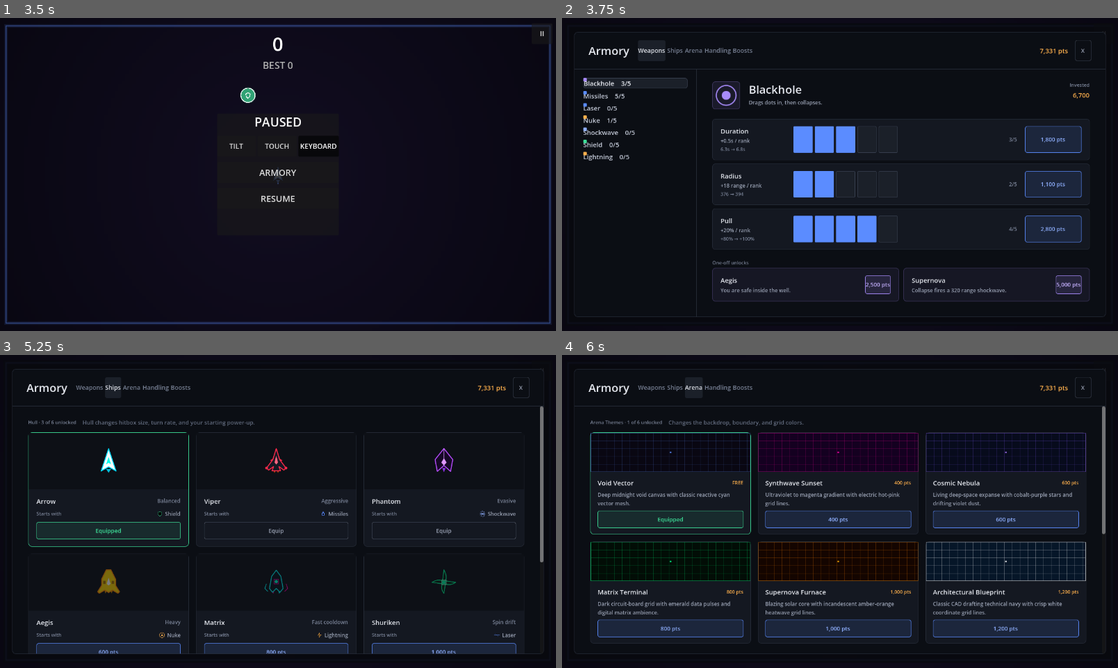
Above: before the commit, frames 1-4 (two rows, left to right).
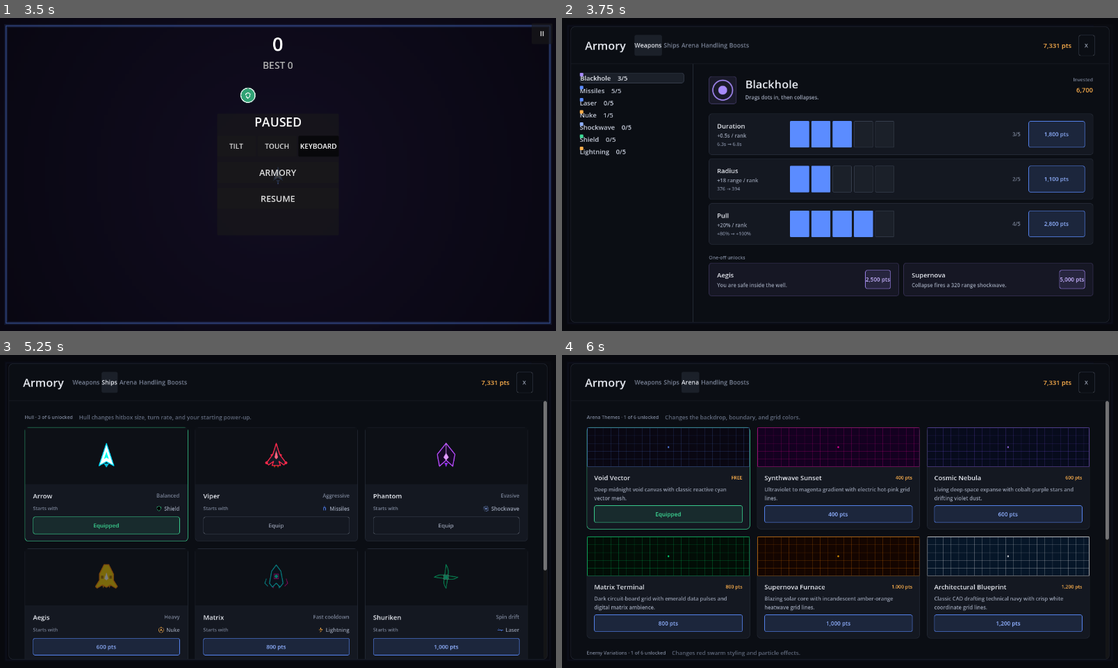
Above: after the commit, the same moments.

Repository: jesurythomas/tilt
Game: Godot game, scene res://scenes/main.tscn
The game is run twice, just before and just after one commit, with the same random seed, the same clock (stepped at 60 frames per second) and the same inputs.
Inputs:
- Up to frame 1 (3.5 s): click "II" at 0.5 s; click "TILT" at 1.25 s; click "TOUCH" at 2 s; click "KEYBOARD" at 2.75 s
- Up to frame 2 (3.75 s): click "ARMORY" at 3.5 s
- Up to frame 3 (5.25 s): click "Weapons" at 4.25 s; click "Ships" at 5 s
- Up to frame 4 (6 s): click "Arena" at 5.75 s

Frame 1 is identical in both runs. In frame 2, 9.6% of the frame differs, in the area x 1-99%, y 2-98%; in frame 3, 8.5%; in frame 4, 20%.

Commit message:
M8 done: next read godot/HANDOFF.md + VERIFY-ME.md, then plan M5 or M9 per its Next

Diff:
--- a/godot/scenes/armory.tscn
+++ b/godot/scenes/armory.tscn
@@ -14,6 +14,7 @@
 script = ExtResource("1")
 
 [node name="Overlay" type="ColorRect" parent="."]
+unique_name_in_owner = true
 layout_mode = 1
 anchors_preset = 15
 anchor_right = 1.0
--- a/godot/src/core/game_root.gd
+++ b/godot/src/core/game_root.gd
@@ -61,7 +61,7 @@
 @onready var _entity_layer: EntityLayer = %EntityLayer
 @onready var _effect_layer: EffectLayer = %EffectLayer
 @onready var _joystick_layer: JoystickLayer = %JoystickLayer
-@onready var _hud: HudController = find_child("Hud", true, false) as HudController
+@onready var _hud: HudController = %Hud as HudController
 @onready var _armory: ArmoryUI = %Armory
 
 
@@ -338,13 +338,10 @@
 	_effect_layer.set_arena_origin(arena_origin)
 	_joystick_layer.set_arena_origin(arena_origin)
 
-	# The Armory shares the HUD's ui_scale; on mobile its edge-to-edge panel is
+	# The Armory shares the HUD's ui_scale; its root stays full-rect (the
+	# overlay must cover the whole screen), and on mobile only the panel is
 	# inset by arena_origin so it stays inside the safe area (spec §8 M8).
-	_armory.set_ui_scale(HudController.ui_scale_for(viewport))
-	_armory.offset_left = arena_origin.x
-	_armory.offset_top = arena_origin.y
-	_armory.offset_right = -arena_origin.x
-	_armory.offset_bottom = -arena_origin.y
+	_armory.set_ui_scale(HudController.ui_scale_for(viewport), arena_origin)
 
 
 ## PORT: web/src/tilt-to-live/TiltGame.ts:2073 (triggerPlayerDeath's phase flip)
--- a/godot/src/ui/armory_ui.gd
+++ b/godot/src/ui/armory_ui.gd
@@ -30,9 +30,10 @@
 ## DIVERGENCE(spec §8 M8): game.css:2817-2911 switches to the mobile chrome
 ## (edge-to-edge panel, back button instead of close, sticky Play footer) at
 ## an 820 CSS-px width. There is no CSS px here; the switch is gated on
-## OS.has_feature("mobile"), and the edge-to-edge panel is inset by
-## GameRoot.arena_origin so it stays inside the landscape safe area (spec §8
-## M8 acceptance).
+## OS.has_feature("mobile"). The overlay (Overlay ColorRect) always covers the
+## whole screen — only the panel (%PanelMargin) is inset, by
+## GameRoot.arena_origin, so it stays inside the landscape safe area (spec §8
+## M8 acceptance); see set_ui_scale.
 
 ## onStateChanged (ArmoryUI.ts:76): after every successful purchase, equip or
 ## tuning change.
@@ -171,6 +172,7 @@
 const LEGEND_GLYPH: int = 8
 const LEGEND_LEFT: int = 20  # PORT: web/src/styles/game.css:2755
 const LEGEND_BOTTOM: int = 18  # PORT: web/src/styles/game.css:2756
+const LEGEND_GAP: int = 18  # PORT: web/src/styles/game.css:2758
 ## Slider ranges. PORT: web/src/tilt-to-live/ArmoryUI.ts:823-825, :847-849
 const TURN_MIN: float = 0.5
 const TURN_MAX: float = 2.0
@@ -197,6 +199,7 @@
 ## The live steering preview shown on the handling tab. PORT: web/src/tilt-to-live/ArmoryUI.ts:84
 var _preview: HandlingPreview = null
 
+@onready var _overlay: ColorRect = %Overlay
 @onready var _panel_margin: MarginContainer = %PanelMargin
 @onready var _header_margin: MarginContainer = %HeaderMargin
 @onready var _back_button: Button = %BackButton
@@ -211,6 +214,7 @@
 
 func _ready() -> void:
 	visible = false
+	_overlay.color = ArmoryTheme.OVERLAY_BG
 	var is_mobile: bool = OS.has_feature("mobile")
 	# DIVERGENCE(spec §8 M8): see the class doc. PORT: game.css:2836, :2840, :2908
 	_back_button.visible = is_mobile
@@ -301,18 +305,27 @@
 		new_scroll.set_deferred("scroll_vertical", prev_scroll_top)  # PORT: :391-394
 
 
-## Scales fonts, paddings and touch targets to the viewport (HudController's ui_scale).
-func set_ui_scale(scale: float) -> void:
+## Scales fonts, paddings and touch targets to the viewport (HudController's
+## ui_scale). `inset` is GameRoot.arena_origin: on mobile the panel (not the
+## root — the overlay always covers the whole screen) is pulled in by it so
+## it stays inside the safe area; desktop keeps the fixed 20px pad.
+func set_ui_scale(scale: float, inset: Vector2 = Vector2.ZERO) -> void:
 	_ui_scale = scale
 	theme = ArmoryTheme.build(scale)
 	var is_mobile: bool = OS.has_feature("mobile")
 	# PORT: game.css:1609 (20px) and :2819 (0 on mobile — the panel is inset
-	# by arena_origin instead; see GameRoot.open_armory).
-	var pad: int = 0 if is_mobile else int(20 * scale)
-	_panel_margin.add_theme_constant_override("margin_left", pad)
-	_panel_margin.add_theme_constant_override("margin_top", pad)
-	_panel_margin.add_theme_constant_override("margin_right", pad)
-	_panel_margin.add_theme_constant_override("margin_bottom", pad)
+	# by arena_origin instead; see GameRoot.resize_canvas).
+	if is_mobile:
+		_panel_margin.add_theme_constant_override("margin_left", int(inset.x))
+		_panel_margin.add_theme_constant_override("margin_right", int(inset.x))
+		_panel_margin.add_theme_constant_override("margin_top", int(inset.y))
+		_panel_margin.add_theme_constant_override("margin_bottom", int(inset.y))
+	else:
+		var pad: int = int(20 * scale)
+		_panel_margin.add_theme_constant_override("margin_left", pad)
+		_panel_margin.add_theme_constant_override("margin_top", pad)
+		_panel_margin.add_theme_constant_override("margin_right", pad)
+		_panel_margin.add_theme_constant_override("margin_bottom", pad)
 	var pad_y: int = ArmoryTheme.HEADER_PAD_Y_MOBILE if is_mobile else ArmoryTheme.HEADER_PAD_Y
 	var pad_x: int = ArmoryTheme.HEADER_PAD_X_MOBILE if is_mobile else ArmoryTheme.HEADER_PAD_X
 	_header_margin.add_theme_constant_override("margin_left", int(pad_x * scale))
@@ -923,6 +936,15 @@
 			ArmoryTheme.COLOR_ARENA, ArmoryTheme.COLOR_BORDER, ArmoryTheme.PANEL_RADIUS
 		)
 	)
+	# PORT-NOTE: render() rebuilds the whole tab, so a new HandlingPreview is
+	# instanced every time this tab is (re)rendered — on tab return and on a
+	# same-tab re-tap — instead of being reparented in place. The TS instance
+	# keeps `previewShip`/`previewInitialized` across renders (ArmoryUI.ts:83-94);
+	# here they reset to HandlingPreview.start()'s defaults each time, and
+	# start() reads `size` before first layout (handling_preview.gd:105-106),
+	# so the initial placement uses the 280×260 floor for one frame. Accepted
+	# gap (final review finding 4); the fix (reparent the existing preview,
+	# defer placement one frame) is deferred.
 	_preview = HandlingPreview.new()
 	_preview.name = "HandlingPreview"
 	_preview.size_flags_vertical = Control.SIZE_EXPAND_FILL
@@ -931,7 +953,7 @@
 	# .handling-preview-legend: an overlay inside the box, not a sibling row
 	# below it (game.css:2753-2760). PORT: :868-875; game.css:2762-2769
 	var legend: HBoxContainer = HBoxContainer.new()
-	legend.add_theme_constant_override("separation", int(HANDLING_INNER_GAP * _ui_scale))
+	legend.add_theme_constant_override("separation", int(LEGEND_GAP * _ui_scale))
 	legend.mouse_filter = Control.MOUSE_FILTER_IGNORE  # PORT: game.css:2759 (pointer-events: none)
 	legend.add_child(_legend_item(HandlingPreview.DEADZONE_COLOR, "deadzone"))
 	legend.add_child(_legend_item(HandlingPreview.TOP_SPEED_COLOR, "top speed at"))
--- a/godot/tests/test_armory_ui.gd
+++ b/godot/tests/test_armory_ui.gd
@@ -317,6 +317,10 @@
 	assert_signal_emitted(_armory, "state_changed")
 	assert_true(_button("Keystone_crossBeam").disabled)
 	assert_eq(_button("Keystone_crossBeam").text, "Unlocked ✓")
+	assert_true(
+		ProgressionManager.new().data.perks.laser.cross_beam,
+		"upgrade_perk saved (spec §8 M8 acceptance)"
+	)
 
 
 func test_starting_weapon_config_resolves_aliases() -> void:
@@ -370,6 +374,9 @@
 	)
 	assert_true(_button("EquippedShip_solar").disabled)
 	assert_eq(_label("ShipsPill").text, "Hull · 4 of 6 unlocked")
+	var reloaded: ProgressionManager = ProgressionManager.new()
+	assert_true(reloaded.data.unlocked_cursors.has("solar"), "buy_ship saved")
+	assert_eq(reloaded.data.equipped_cursor_id, "solar", "buy_ship's equip-on-purchase saved")
 
 
 func test_unaffordable_ship_is_disabled() -> void:
@@ -412,6 +419,7 @@
 
 func test_buy_then_equip_enemy_skin() -> void:
 	_armory.open("arena")
+	watch_signals(_armory)
 	_button("BuyEnemy_toxic").pressed.emit()
 	assert_true(_progression.data.unlocked_enemy_skins.has("toxic"))
 	assert_eq(
@@ -423,6 +431,10 @@
 	_button("EquipEnemy_toxic").pressed.emit()
 	assert_eq(_progression.data.equipped_enemy_skin_id, "toxic")
 	assert_eq(_label("EnemiesPill").text, "Enemy Variations · 3 of 6 unlocked")
+	assert_signal_emit_count(_armory, "state_changed", 3, "buy toxic, buy glitch, equip toxic")
+	var reloaded: ProgressionManager = ProgressionManager.new()
+	assert_true(reloaded.data.unlocked_enemy_skins.has("glitch"), "buy_enemy_skin saved")
+	assert_eq(reloaded.data.equipped_enemy_skin_id, "toxic", "equip_enemy_skin saved")
 
 
 func test_unaffordable_theme_is_disabled() -> void:
@@ -535,6 +547,9 @@
 		_armory.find_child("HandlingPreview", true, false) as HandlingPreview
 	)
 	assert_eq(same, preview, "slider input updates the pill in place, no render() (:1264-1270)")
+	var reloaded: ProgressionManager = ProgressionManager.new()
+	assert_almost_eq(reloaded.data.tuning.sensitivity, 1.7, 0.0001, "slider write-through saved")
+	assert_eq(reloaded.data.tuning.deadzone, 9.0, "slider write-through saved")
 
 
 func test_reset_restores_defaults_and_rerenders() -> void:
--- a/godot/tests/test_main_scene.gd
+++ b/godot/tests/test_main_scene.gd
@@ -130,6 +130,20 @@
 	assert_true(root.find_child("GameOverArmoryButton", true, false) is Button)
 
 
+func test_armory_root_and_overlay_cover_the_whole_viewport() -> void:
+	# Finding 1: only the panel is inset by arena_origin; the root Control and
+	# its Overlay ColorRect must cover the full screen (game.css:1601-1602
+	# `.armory-overlay { position: fixed; inset: 0 }`).
+	var root: GameRoot = MAIN_SCENE.instantiate() as GameRoot
+	add_child_autofree(root)
+	root.resize_canvas()
+	var viewport_rect: Rect2 = root.get_viewport().get_visible_rect()
+	var armory: Control = root.find_child("Armory", true, false) as Control
+	var overlay: ColorRect = armory.find_child("Overlay", true, false) as ColorRect
+	assert_eq(armory.get_global_rect(), viewport_rect, "Armory root stays full-rect")
+	assert_eq(overlay.get_global_rect(), viewport_rect, "Overlay always covers the screen")
+
+
 func test_pause_armory_button_leaves_the_pause_panel_under_the_overlay() -> void:
 	# PORT: web/src/tilt-to-live/TiltGame.ts:2343-2347 (branch not taken from
 	# an already-paused phase), :2379-2385
Not shown, changed: godot/HANDOFF.md
Not shown, changed: godot/VERIFY-ME.md
